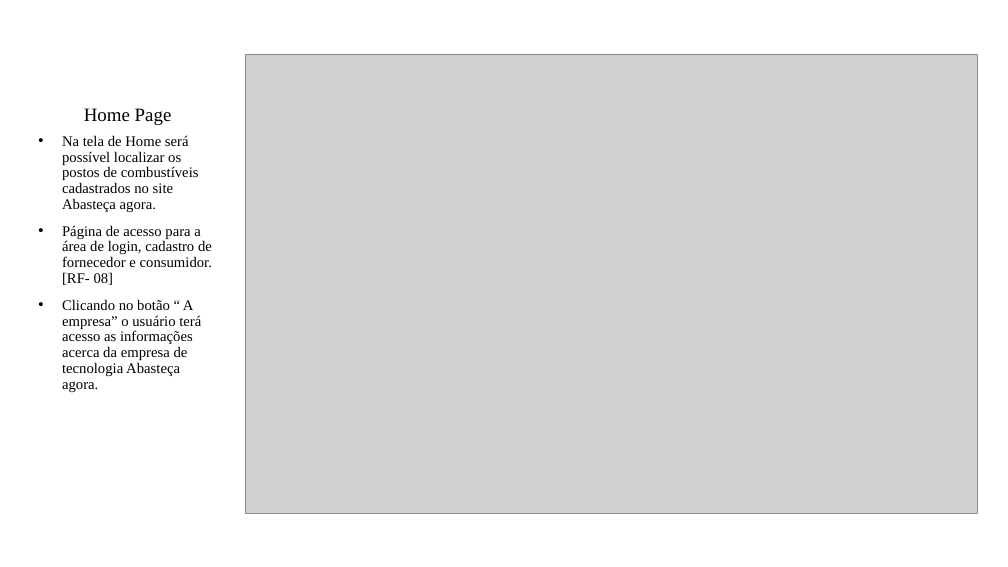
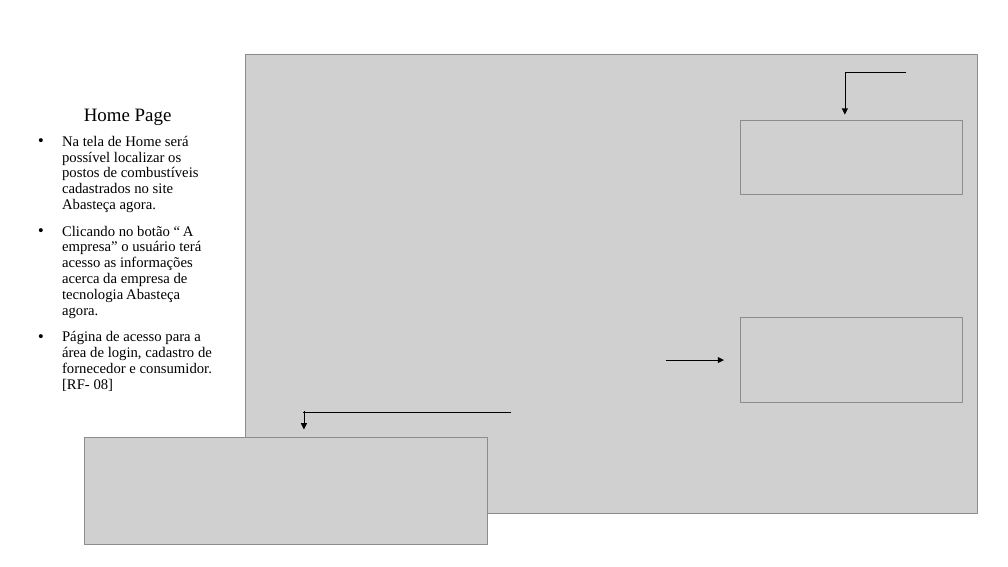
Before and after one commit to ICEI-PUC-Minas-PMV-ADS/pmv-ads-2021-2-e1-proj-web-t5-g3-controle-precos, a slide deck: slide 2 of Apresentação do projeto.pptx. Drawn at 1008x567 pixels with LibreOffice and Linux fonts; fonts in the diff are those of the drawing; grey boxes stand for pictures. Boxes give left, top, right and bottom in pixels: in the first picture for what was removed or moved away, otherwise in the second. Text is boxed around its words. In the diff, an @@ line names an element or a change of style, - is before the commit and + after.

```diff
--- a/Apresentação do projeto.pptx
+++ b/Apresentação do projeto.pptx
@@ arrow added from (845, 79) to (845, 115), #000000 0.5 pt @@
@@ line added from (907, 73) to (845, 73), #000000 0.5 pt @@
@@ line added from (845, 79) to (845, 73), #000000 0.5 pt @@
@@ picture added at (x1=741, y1=121, x2=963, y2=195) @@
@@ subtitle at (x1=62, y1=225, x2=201, y2=318): paragraph added @@
+• Clicando no botão “ A empresa” o usuário terá acesso as informações acerca da empresa de tecnologia Abasteça agora.
@@ subtitle at (x1=62, y1=299, x2=201, y2=392): paragraph removed @@
-• Clicando no botão “ A empresa” o usuário terá acesso as informações acerca da empresa de tecnologia Abasteça agora.
@@ picture added at (x1=741, y1=318, x2=963, y2=403) @@
@@ arrow added from (666, 360) to (724, 360), #000000 0.5 pt @@
@@ line added from (511, 412) to (303, 412), #000000 0.5 pt @@
@@ arrow added from (304, 411) to (304, 430), #000000 0.5 pt @@
@@ picture added at (x1=85, y1=438, x2=488, y2=545) @@
```
Also in this commit, not shown: 2 other slides changed.
